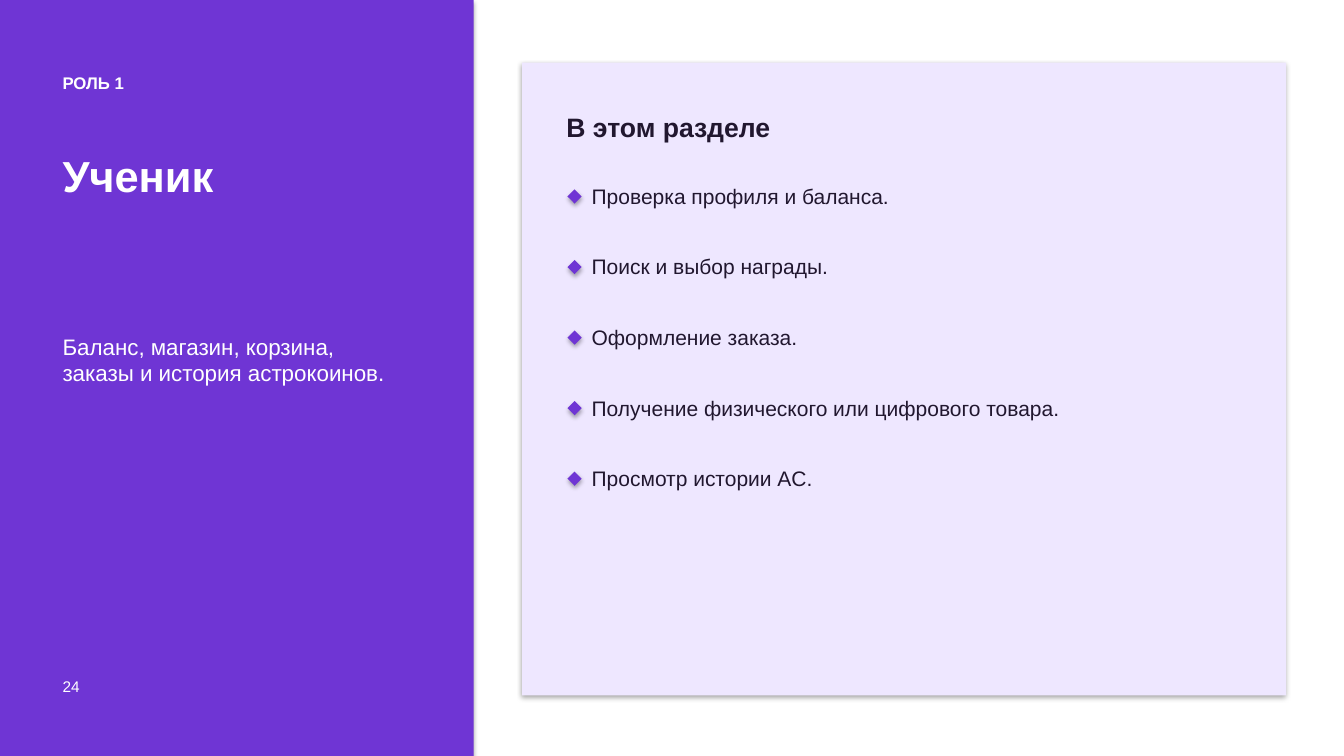
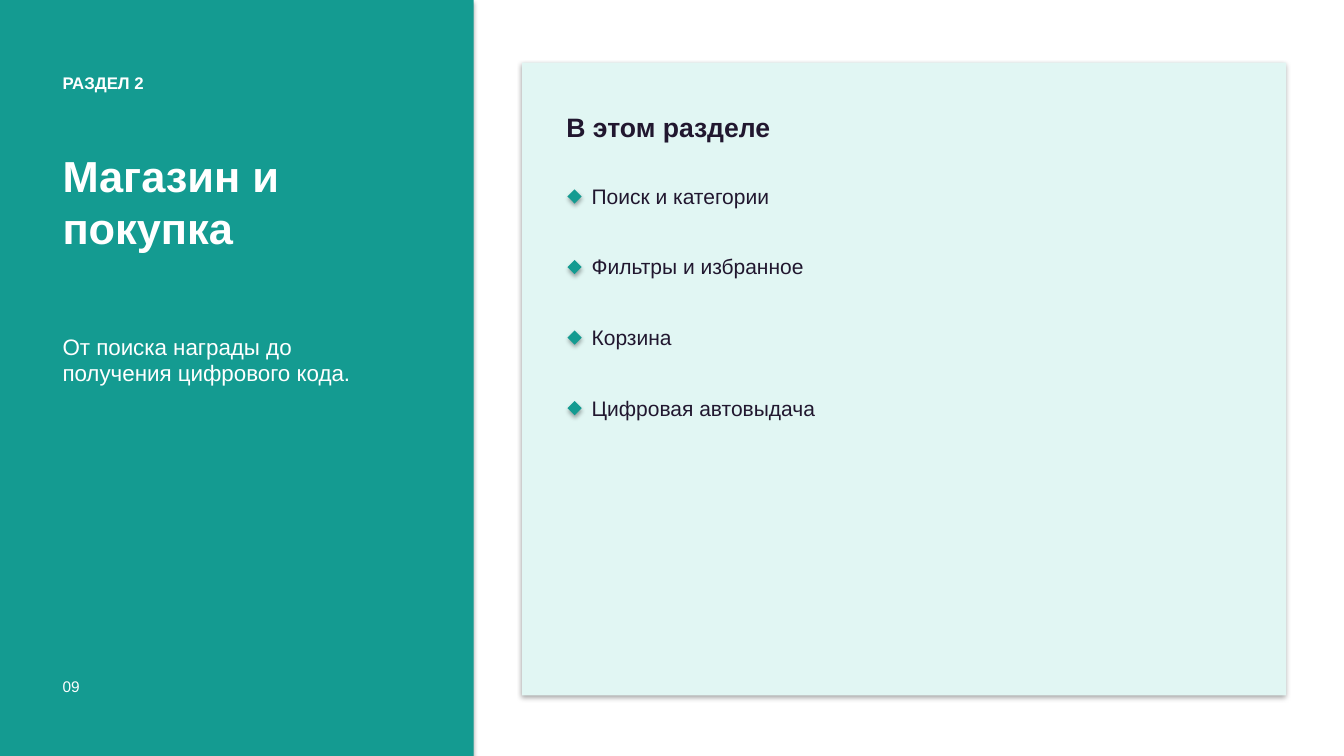
Before and after one commit to ImDoubleU/algo-bot-max, a slide deck: slide 9 of docs/Algo_MAX_Руководство_по_ролям.pptx (slide 24 before the commit). Drawn at 1344x756 pixels with LibreOffice and Linux fonts; fonts in the diff are those of the drawing. Boxes give left, top, right and bottom in pixels: in the first picture for what was removed or moved away, otherwise in the second. Text is boxed around its words. In the diff, an @@ line names an element or a change of style, - is before the commit and + after.

```diff
--- a/docs/Algo_MAX_Руководство_по_ролям.pptx
+++ b/docs/Algo_MAX_Руководство_по_ролям.pptx
@@ text at (63,77,143,93): text changed @@
-РОЛЬ 1
+РАЗДЕЛ 2
@@ rectangle at (522,63,1287,696): fill #EEE7FF to #E1F6F3 @@
@@ text at (63,162,279,252): text changed @@
-Ученик
+Магазин и покупка
@@ text at (592,189,769,208): text changed @@
-Проверка профиля и баланса.
+Поиск и категории
@@ text at (592,258,804,279): text changed @@
-Поиск и выбор награды.
+Фильтры и избранное
@@ text at (63,339,351,386): text changed @@
-Баланс, магазин, корзина, заказы и история астрокоинов.
+От поиска награды до получения цифрового кода.
@@ text at (592,330,672,350): text changed @@
-Оформление заказа.
+Корзина
@@ fill #6F35D4 to #149B91 in 5 elements at (0,0,474,756), (568,189,582,204), (568,260,582,274), (568,331,582,345), (568,401,582,415) @@
@@ text at (592,400,815,420): text changed @@
-Получение физического или цифрового товара.
+Цифровая автовыдача
@@ rectangle removed at (568,472,582,486) @@
@@ text removed at (592,471,812,491) @@
-Просмотр истории AC.
@@ text at (63,681,80,692): text changed @@
-24
+09
```
Also in this commit, not shown: 6 other slides changed, 33 slides added, 90 slides removed, 28 other files.
